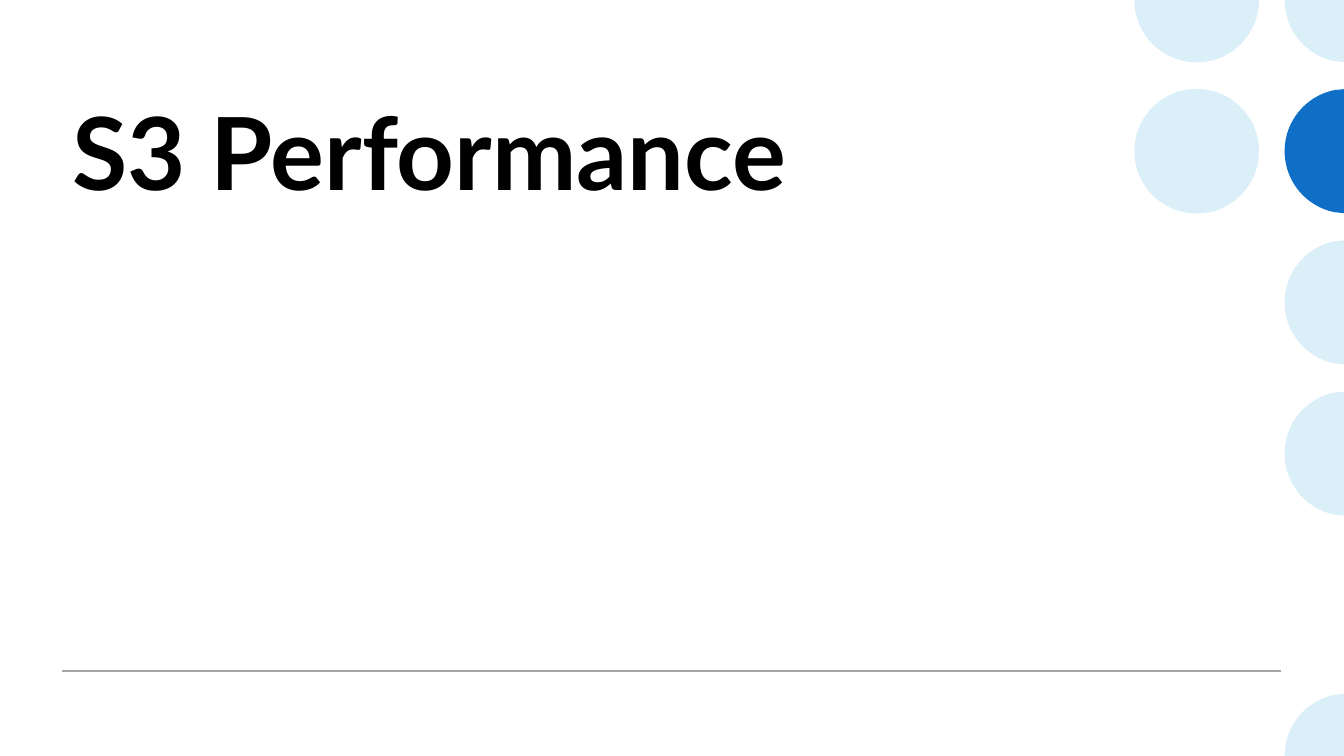
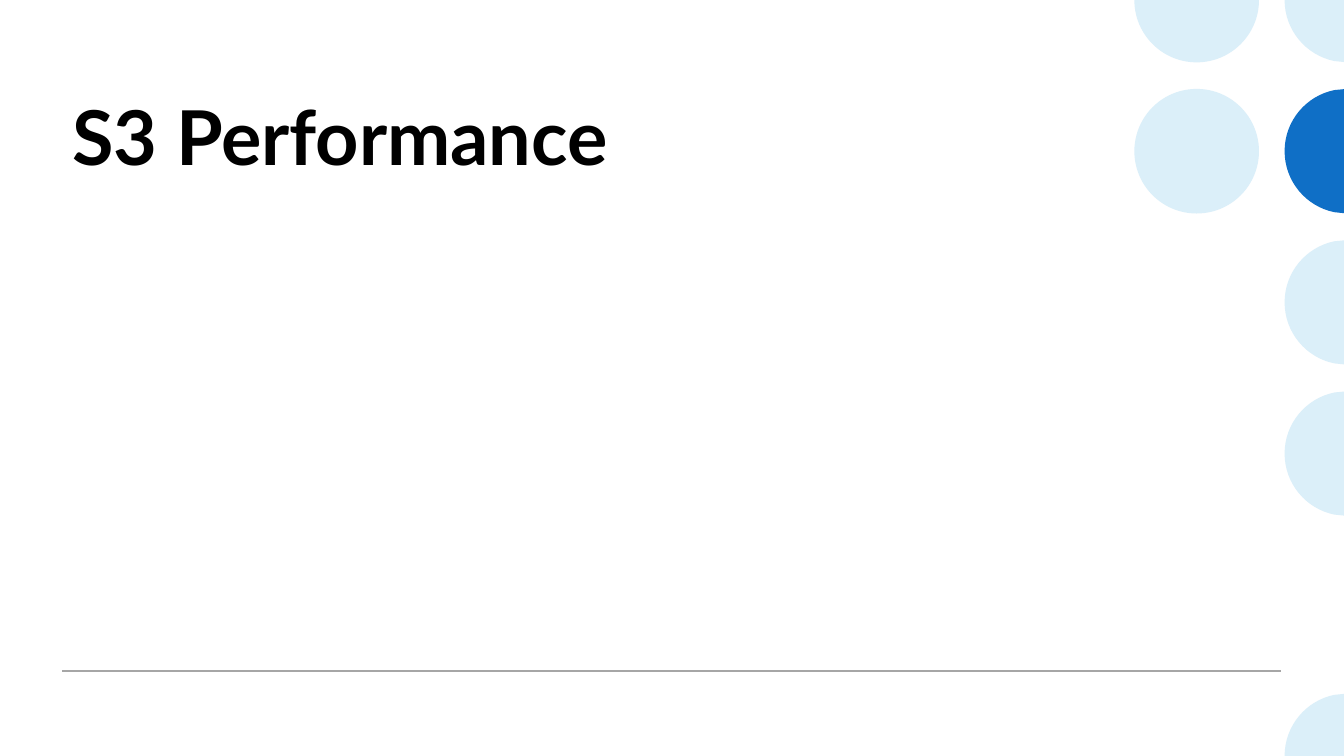
Before and after one commit to alanmourad/docs-aws, a slide deck: slide 26 of aws_work3_s3.pptx (slide 21 before the commit). Drawn at 1344x756 pixels with LibreOffice and Linux fonts; fonts in the diff are those of the drawing. Boxes give left, top, right and bottom in pixels: in the first picture for what was removed or moved away, otherwise in the second. Text is boxed around its words. In the diff, an @@ line names an element or a change of style, - is before the commit and + after.

```diff
--- a/aws_work3_s3.pptx
+++ b/aws_work3_s3.pptx
@@ title "S3 Performance" at [72,109,608,166]: size 72 to 54 pt @@
```
Also in this commit, not shown: 12 other slides changed, 5 slides added.
